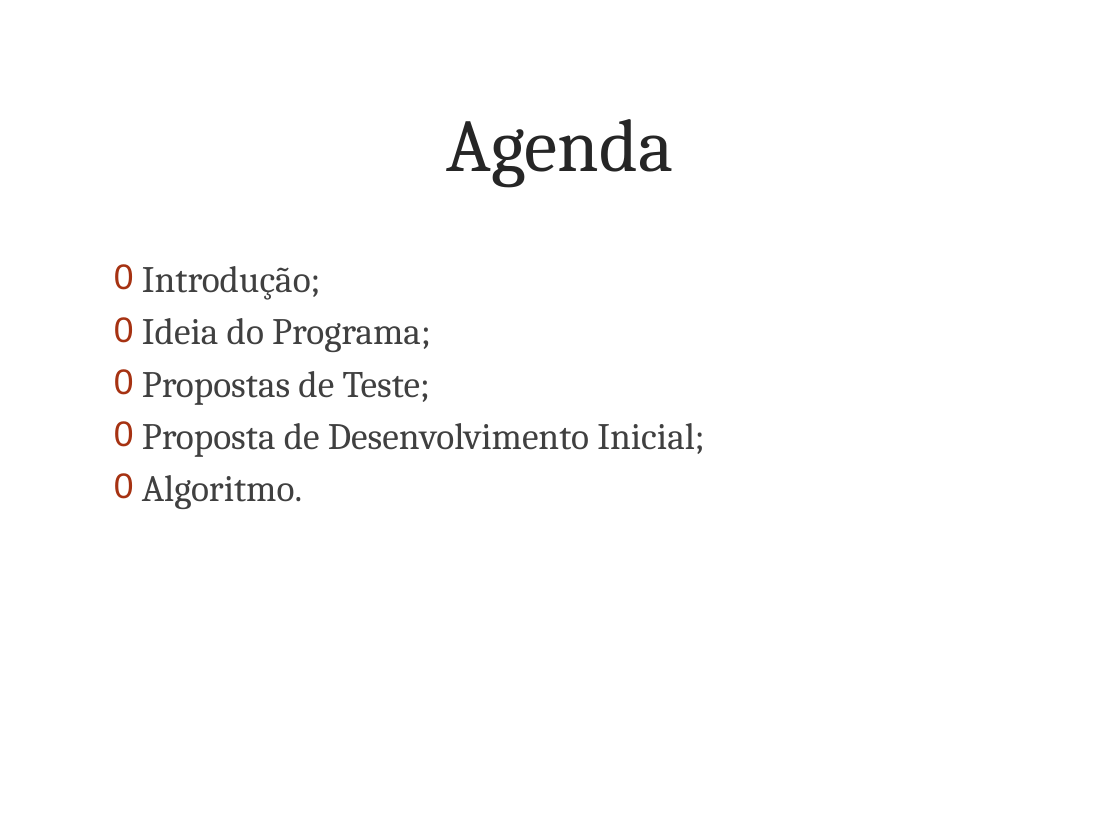
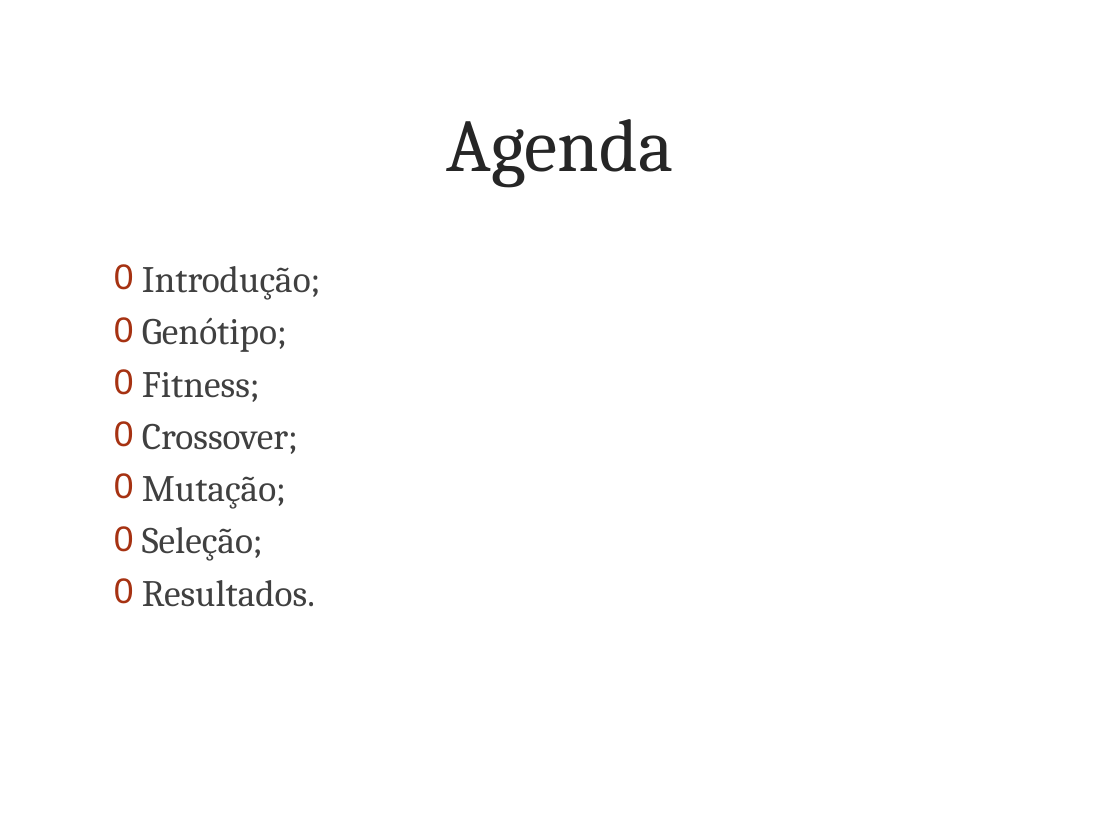
Before and after one commit to giordanna/pong-genetico, a slide deck: slide 2 of Documentação/Programando o Jogo Pong Utilizando Algoritmo Genético.pptx. Drawn at 1120x840 pixels with LibreOffice and Linux fonts; fonts in the diff are those of the drawing; background and template pictures are left out. Boxes give left, top, right and bottom in pixels: in the first picture for what was removed or moved away, otherwise in the second. Text is boxed around its words. In the diff, an @@ line names an element or a change of style, - is before the commit and + after.

```diff
--- a/Documentação/Programando o Jogo Pong Utilizando Algoritmo Genético.pptx
+++ b/Documentação/Programando o Jogo Pong Utilizando Algoritmo Genético.pptx
@@ text at (x1=142, y1=318, x2=315, y2=607): text changed @@
-0 Ideia do Programa;
-0 Propostas de Teste;
-0 Proposta de Desenvolvimento Inicial;
-0 Algoritmo.
+0 Genótipo;
+0 Fitness;
+0 Crossover;
+0 Mutação;
+0 Seleção;
+0 Resultados.
```
Also in this commit, not shown: 3 other slides changed, 20 slides added, 8 slides removed, 28 other files.
